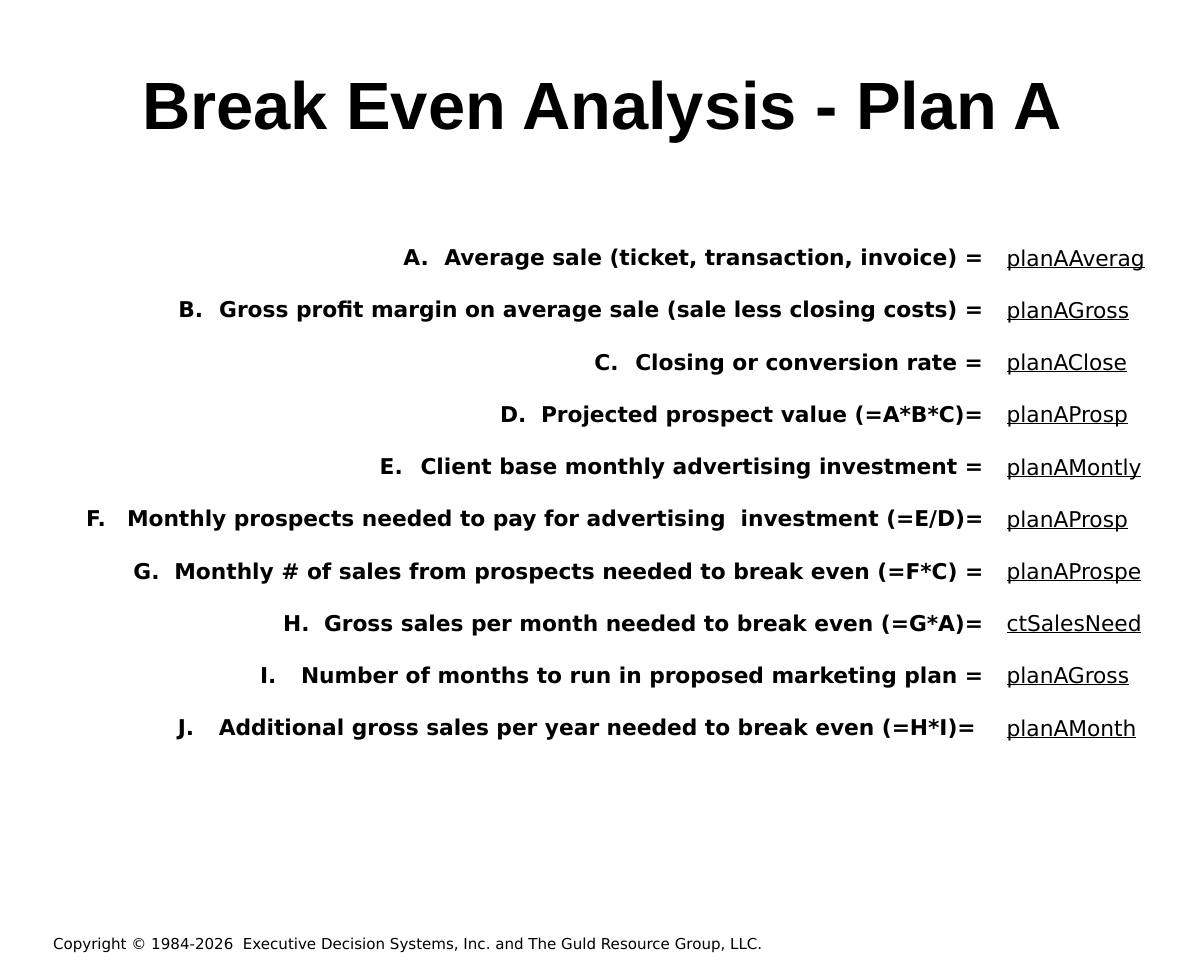
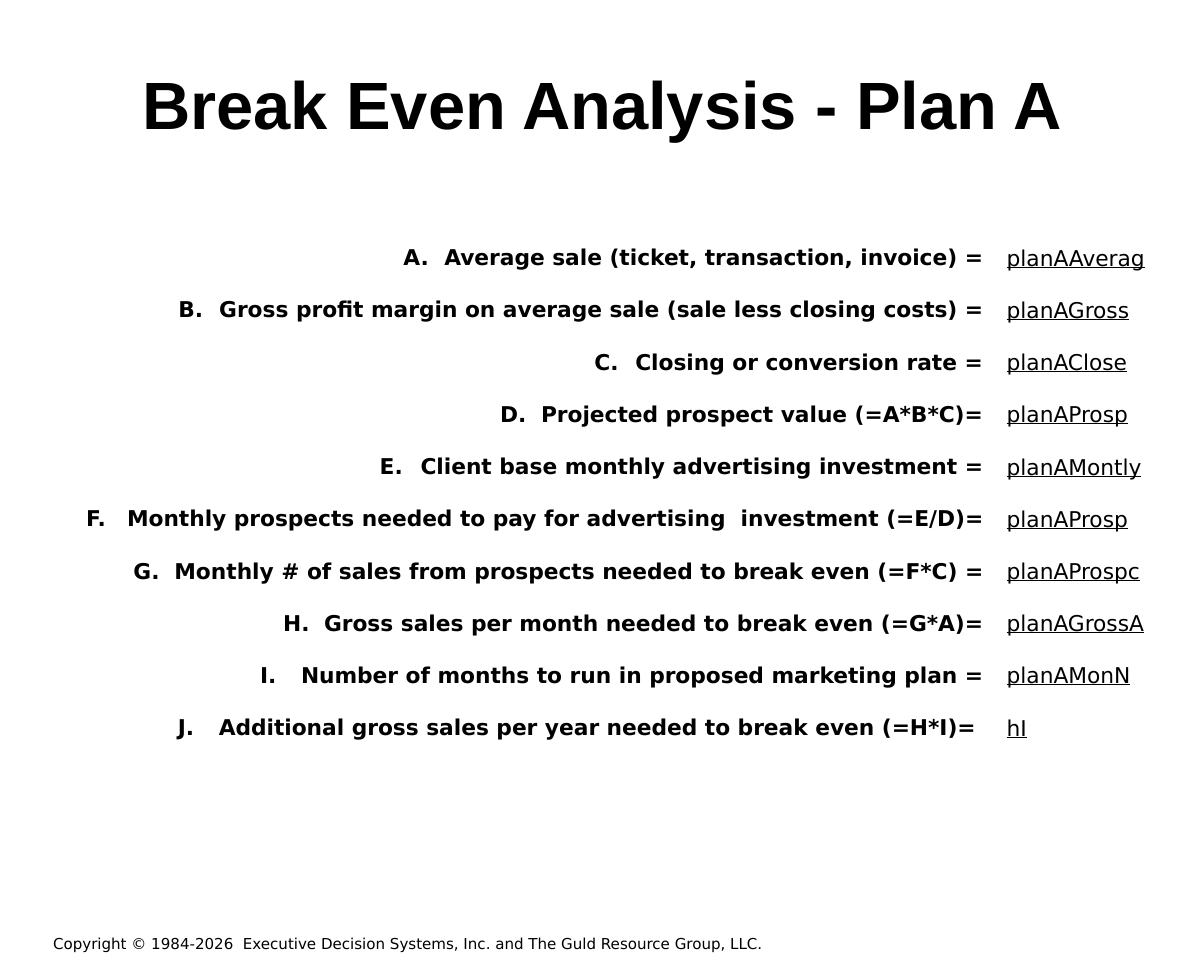
Before and after one commit to hintonandrew510/wizardfrontend, a slide deck: slide 24 of mavenprojectSCR/tv [Autosaved].pptx. Drawn at 1204x963 pixels with LibreOffice and Linux fonts; fonts in the diff are those of the drawing; background and template pictures are left out. Boxes give left, top, right and bottom in pixels: in the first picture for what was removed or moved away, otherwise in the second. Text is boxed around its words. In the diff, an @@ line names an element or a change of style, - is before the commit and + after.

Commit message:
update

```diff
--- a/mavenprojectSCR/tv [Autosaved].pptx
+++ b/mavenprojectSCR/tv [Autosaved].pptx
@@ text at [1007, 562, 1144, 738]: text changed @@
-planAProspectSalesNeed
-planAGross
-planAMonth
+planAProspc
+planAGrossA
+planAMonN
+hI
```
Also in this commit, not shown: 1 other slide changed.
